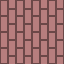
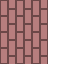
The second 64 × 64 image is a revision of the first. Changes to its layers:
renamed "Hintergrund" to "left", painted on it over [48, 0, 64, 64]
